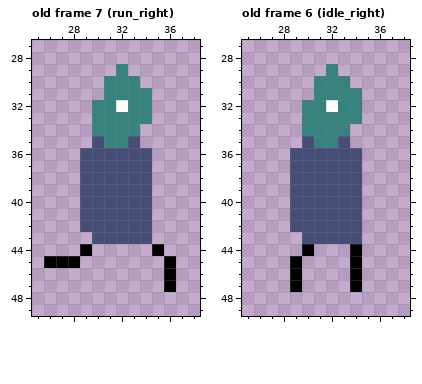
File history of a pixel-art file, scenes/player/player.aseprite. The first picture shows the starting point.
64x64 pixels, 13 frames. Shown: old frame 7 (run_right): x 25..38, y 27..49; old frame 6 (idle_right): x 25..38, y 27..49. The commit also changed other frames, which this record leaves out.
Now the later version:
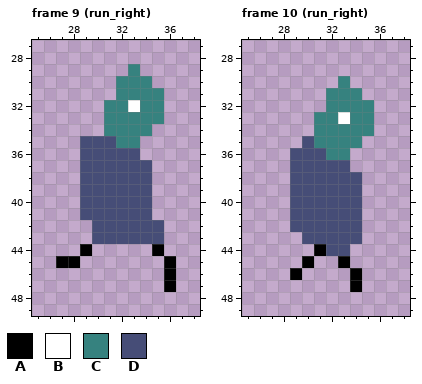
Palette (. is transparent): A #000000  B #ffffff  C #36827f  D #464d77
A new or re-ordered frame is compared with the old frame closest to it.
The edit:
frames 13 -> 19
Frame 9 (run_right) is new; against old frame 7 (run_right), layers "Head", "Body", "Legs":
y 29: x 32..33 C. -> .C
y 30: x 31 C -> .; x 34 . -> C
y 31: x 31 C -> .; x 35 . -> C
y 32: x 30 C -> .; x 32..33 BC -> CB; x 35 . -> C
y 33: x 30 C -> .; x 35 . -> C
y 34: x 30 C -> .; x 34 . -> C
y 35: x 29 . -> D; x 31 C -> D; x 33 D -> C
y 36: x 34 D -> .
y 42: x 29 D -> .; x 35 . -> D
y 43: x 35 . -> D
y 45: x 26 A -> .
Frame 10 (run_right) is new; against old frame 6 (idle_right), layers "Head", "Body", "Legs":
y 29: x 32 C -> .
y 30: x 31..32 CC -> ..
y 31: x 31 C -> .
y 32: x 30..32 CCB -> ..C; x 35 . -> C
y 33: x 30 C -> .; x 33 C -> B; x 35 . -> C
y 34: x 30 C -> .; x 34..35 .. -> CC
y 35: x 33..34 D. -> CC
y 36: x 32..34 DDD -> CC.
y 37: x 34 D -> .
y 44: x 30..34 A...A -> .ADD.
y 45: x 29..30 A. -> .A; x 33..34 .A -> A.
y 47: x 29 A -> .
Where, in picture pixels (left, top, right, bottom), the same in both pictures:
changed: (80, 64, 164, 160)
erased: (44, 220, 92, 268)
added: (152, 220, 164, 244)
changed: (302, 64, 374, 172)
changed: (290, 244, 362, 292)
